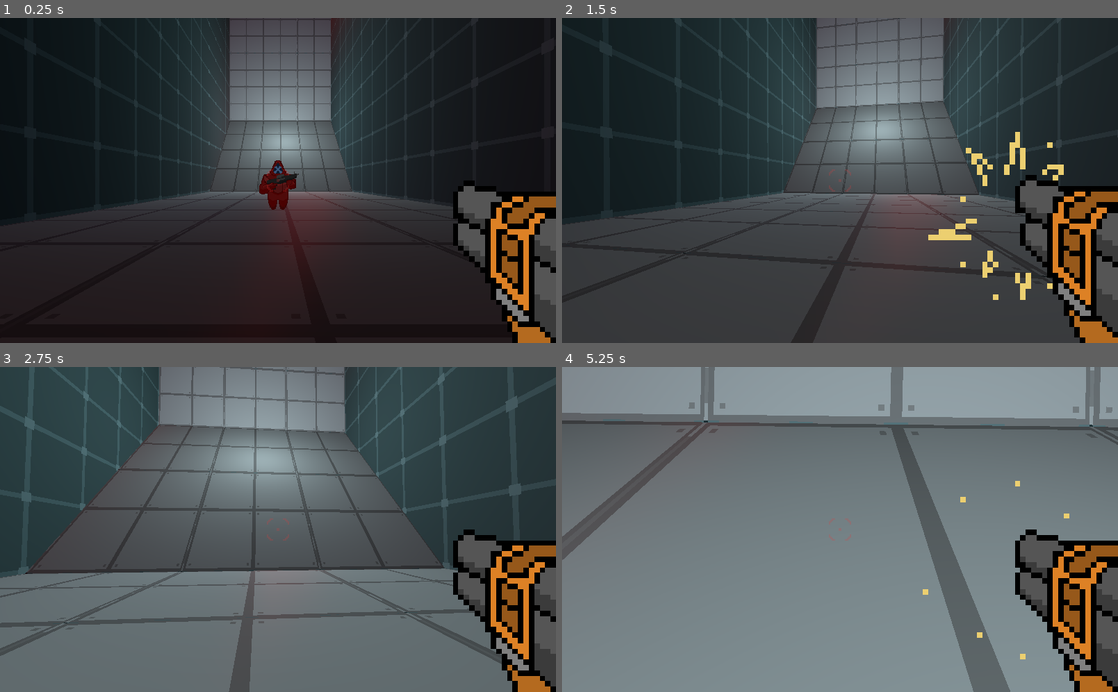
Above: before the commit, frames 1-4 (two rows, left to right).
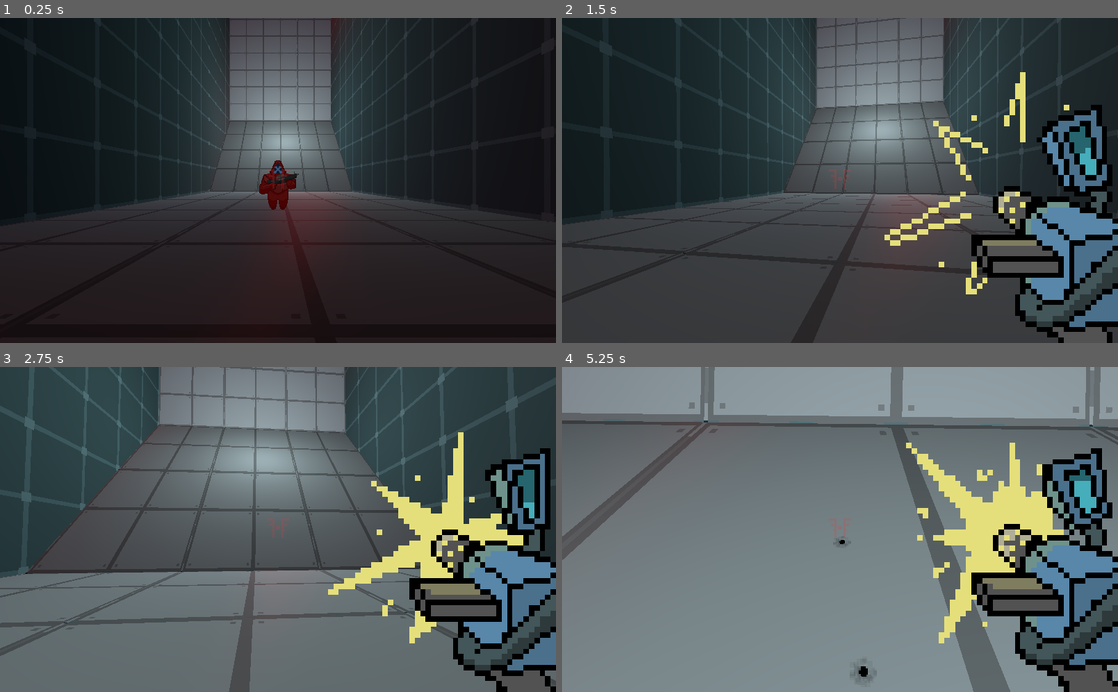
Above: after the commit, the same moments.

Repository: SomeSortOfSam/Exocutioner
Game: Godot game, scene res://World.tscn
The game is run twice, just before and just after one commit, with the same random seed, the same clock (stepped at 60 frames per second) and the same inputs.
Inputs (mouse positions are in pixels of both pictures, inside the frame that each line leads up to):
- Up to frame 1 (0.25 s): no input
- Up to frame 2 (1.5 s): tap Enter at 0.5 s; move the mouse to (867, 180) at 0.52 s; press the mouse at (867, 180) at 0.53 s; hold Up (ui_up) from 0.53 s (still down); move the mouse to (812, 180) at 1.27 s; release the mouse at (812, 180) at 1.28 s; click (812, 180) at 1.35 s
- Up to frame 3 (2.75 s): keep holding Up (ui_up); move the mouse to (289, 523) at 2.02 s; press the mouse at (289, 523) at 2.03 s; tap Alt at 2.1 s
- Up to frame 4 (5.25 s): keep holding Up (ui_up); move the mouse to (834, 536) at 2.77 s; release the mouse at (834, 536) at 2.78 s; tap Ctrl at 2.85 s; click (834, 536) at 3.05 s; move the mouse to (878, 532) at 3.52 s; press the mouse at (878, 532) at 3.53 s; tap Shift at 3.6 s; move the mouse to (795, 526) at 4.27 s; release the mouse at (795, 526) at 4.28 s; click (795, 526) at 4.35 s; move the mouse to (845, 529) at 5.02 s; press the mouse at (845, 529) at 5.03 s

The runs differ from the first frame. In frame 1, 6.1% of the frame differs, in the area x 48-100%, y 46-100%; in frame 2, 13%; in frame 3, 14%; in frame 4, 15%, in the area x 48-100%, y 23-100%.

Commit message:
Reparented to fix DRY violation
also fixed bullet holes

Diff:
--- a/Character/Player/Player.tscn
+++ b/Character/Player/Player.tscn
@@ -2,7 +2,7 @@
 
 [ext_resource path="res://Character/Player/MouseLook.gd" type="Script" id=1]
 [ext_resource path="res://Character/Character.tscn" type="PackedScene" id=2]
-[ext_resource path="res://Guns/MagmaMagnum/Magma Magnum.tscn" type="PackedScene" id=3]
+[ext_resource path="res://Guns/Sappler/Sappler.tscn" type="PackedScene" id=3]
 [ext_resource path="res://Character/Player/Player.gd" type="Script" id=4]
 
 [sub_resource type="CapsuleShape" id=1]
@@ -16,7 +16,7 @@
 current = true
 script = ExtResource( 1 )
 
-[node name="Magma Magnum" parent="Camera" index="0" instance=ExtResource( 3 )]
+[node name="Sappler" parent="Camera" index="0" instance=ExtResource( 3 )]
 
 [node name="HitBox" type="Area" parent="." index="3"]
 collision_layer = 4
--- /dev/null
+++ b/Guns/Gun.gd
@@ -0,0 +1,15 @@
+extends Spatial
+class_name Gun
+
+onready var sprite : AnimatedSprite = $CanvasLayer/Control/Sprite
+onready var sounds : AudioStreamPlayer3D = $GunSounds
+
+func _unhandled_input(event):
+	if event.is_action_pressed("shoot"):
+		_shoot()
+
+func _shoot():
+	pass
+
+func _on_Sprite_animation_finished():
+	pass
--- /dev/null
+++ b/Guns/Gun.tscn
@@ -0,0 +1,47 @@
+[gd_scene load_steps=4 format=2]
+
+[ext_resource path="res://Guns/Gun.gd" type="Script" id=2]
+[ext_resource path="res://Guns/AimDots.png" type="Texture" id=3]
+
+[sub_resource type="AtlasTexture" id=1]
+atlas = ExtResource( 3 )
+region = Rect2( 10, 75, 12, 11 )
+
+[node name="Gun" type="Spatial"]
+script = ExtResource( 2 )
+
+[node name="CanvasLayer" type="CanvasLayer" parent="."]
+
+[node name="Control" type="Control" parent="CanvasLayer"]
+anchor_left = 1.0
+anchor_top = 1.0
+anchor_right = 1.0
+anchor_bottom = 1.0
+margin_left = -640.0
+margin_top = -640.0
+mouse_filter = 2
+
+[node name="Sprite" type="AnimatedSprite" parent="CanvasLayer/Control"]
+scale = Vector2( 10, 10 )
+animation = "Idle"
+playing = true
+centered = false
+
+[node name="Cursor" type="TextureRect" parent="CanvasLayer"]
+modulate = Color( 1, 1, 1, 0.2 )
+anchor_left = 0.5
+anchor_top = 0.5
+anchor_right = 0.5
+anchor_bottom = 0.5
+margin_left = -20.0
+margin_top = -20.0
+margin_right = 20.0
+margin_bottom = 20.0
+mouse_filter = 2
+texture = SubResource( 1 )
+expand = true
+stretch_mode = 5
+
+[node name="GunSounds" type="AudioStreamPlayer3D" parent="."]
+
+[connection signal="animation_finished" from="CanvasLayer/Control/Sprite" to="." method="_on_Sprite_animation_finished"]
--- a/Guns/MagmaMagnum/Magma Magnum.gd
+++ b/Guns/MagmaMagnum/Magma Magnum.gd
@@ -1,7 +1,5 @@
-extends Spatial
+extends Gun
 
-onready var sprite : AnimatedSprite = $CanvasLayer/Control/AnimatedSprite
-onready var sounds : AudioStreamPlayer3D = $AudioStreamPlayer3D
 onready var hurtbox : Area = $Hurtbox
 onready var hurt_timer : Timer = $HurtTimer
 
@@ -11,11 +9,7 @@
 
 var cur_shot := -1
 
-func _unhandled_input(event):
-	if event.is_action_pressed("shoot"):
-		shoot()
-
-func shoot():
+func _shoot():
 	cur_shot += 1
 	if sprite.animation != 'Reload' and cur_shot <= 1:
 		sprite.play('Shoot' + str(cur_shot + 1))
@@ -30,7 +24,7 @@
 	sounds.play()
 
 
-func _on_AnimatedSprite_animation_finished():
+func _on_Sprite_animation_finished():
 	if sprite.animation == 'Reload':
 		cur_shot = -1
 	if sprite.animation == 'Shoot2':
--- a/Guns/MagmaMagnum/Magma Magnum.tscn
+++ b/Guns/MagmaMagnum/Magma Magnum.tscn
@@ -1,71 +1,33 @@
-[gd_scene load_steps=8 format=2]
+[gd_scene load_steps=7 format=2]
 
 [ext_resource path="res://Guns/MagmaMagnum/Magma Magnum.gd" type="Script" id=1]
-[ext_resource path="res://Guns/AimDots.png" type="Texture" id=2]
+[ext_resource path="res://Guns/Gun.tscn" type="PackedScene" id=2]
 [ext_resource path="res://Guns/MagmaMagnum/Animations.tres" type="SpriteFrames" id=3]
 [ext_resource path="res://Guns/MagmaMagnum/Shoot.wav" type="AudioStream" id=4]
 [ext_resource path="res://Guns/MagmaMagnum/Reload.wav" type="AudioStream" id=5]
 
-[sub_resource type="AtlasTexture" id=1]
-atlas = ExtResource( 2 )
-region = Rect2( 7, 39, 18, 18 )
-
-[sub_resource type="BoxShape" id=2]
+[sub_resource type="BoxShape" id=1]
 extents = Vector3( 1, 1, 2 )
 
-[node name="Magma Magnum" type="Spatial"]
+[node name="MagmaMagnum" instance=ExtResource( 2 )]
 script = ExtResource( 1 )
 shoot1_sound = ExtResource( 4 )
 shoot2_sound = ExtResource( 4 )
 reload_sound = ExtResource( 5 )
 
-[node name="CanvasLayer" type="CanvasLayer" parent="."]
+[node name="Sprite" parent="CanvasLayer/Control" index="0"]
+frames = ExtResource( 3 )
 
-[node name="Control" type="Control" parent="CanvasLayer"]
-anchor_left = 1.0
-anchor_top = 1.0
-anchor_right = 1.0
-anchor_bottom = 1.0
-margin_left = -640.0
-margin_top = -640.0
-mouse_filter = 2
-
-[node name="AnimatedSprite" type="AnimatedSprite" parent="CanvasLayer/Control"]
-scale = Vector2( 10, 10 )
-frames = ExtResource( 3 )
-animation = "Idle"
-centered = false
-
-[node name="TextureRect" type="TextureRect" parent="CanvasLayer"]
-modulate = Color( 1, 1, 1, 0.215686 )
-anchor_left = 0.5
-anchor_top = 0.5
-anchor_right = 0.5
-anchor_bottom = 0.5
-margin_left = -20.0
-margin_top = -20.0
-margin_right = 20.0
-margin_bottom = 20.0
-mouse_filter = 2
-texture = SubResource( 1 )
-expand = true
-stretch_mode = 5
-
-[node name="AudioStreamPlayer3D" type="AudioStreamPlayer3D" parent="."]
-
-[node name="Hurtbox" type="Area" parent="."]
+[node name="Hurtbox" type="Area" parent="." index="2"]
 collision_layer = 8
 collision_mask = 0
 monitoring = false
 monitorable = false
 
-[node name="CollisionShape" type="CollisionShape" parent="Hurtbox"]
+[node name="CollisionShape" type="CollisionShape" parent="Hurtbox" index="0"]
 transform = Transform( 1, 0, 0, 0, 1, 0, 0, 0, 1, 0, 0, -2.5 )
-shape = SubResource( 2 )
+shape = SubResource( 1 )
 
-[node name="HurtTimer" type="Timer" parent="."]
+[node name="HurtTimer" type="Timer" parent="." index="3"]
 wait_time = 0.1
 one_shot = true
-
-[connection signal="animation_finished" from="CanvasLayer/Control/AnimatedSprite" to="." method="_on_AnimatedSprite_animation_finished"]
-[connection signal="timeout" from="HurtTimer" to="." method="_on_HurtTimer_timeout"]
--- a/Guns/Orbital_L/Orbital.gd
+++ b/Guns/Orbital_L/Orbital.gd
@@ -1,20 +1,9 @@
-extends Spatial
-
-onready var sprite : AnimatedSprite = $CanvasLayer/Control/Sprite
-onready var sounds : AudioStreamPlayer3D = $GunSounds
+extends Gun
 
 export(PackedScene) var granade
 export(Array,AudioStream) var shoot_sounds
 
-func _ready():
-	sprite.frame = 0
-	sprite.play('Idle')
-
-func _unhandled_input(event):
-	if event.is_action_pressed('shoot'):
-		shoot()
-
-func shoot():
+func _shoot():
 	sprite.play('Shoot')
 	sprite.frame = 0
 	if shoot_sounds.size() > 0:
--- a/Guns/Orbital_L/Orbital_L.tscn
+++ b/Guns/Orbital_L/Orbital_L.tscn
@@ -1,53 +1,16 @@
-[gd_scene load_steps=8 format=2]
+[gd_scene load_steps=7 format=2]
 
 [ext_resource path="res://Guns/Orbital_L/Animations.tres" type="SpriteFrames" id=1]
 [ext_resource path="res://Guns/Orbital_L/Granade.tscn" type="PackedScene" id=2]
 [ext_resource path="res://Guns/Orbital_L/Orbital.gd" type="Script" id=3]
-[ext_resource path="res://Guns/AimDots.png" type="Texture" id=4]
+[ext_resource path="res://Guns/Gun.tscn" type="PackedScene" id=4]
 [ext_resource path="res://Guns/Orbital_L/Shoot0.wav" type="AudioStream" id=5]
 [ext_resource path="res://Guns/Orbital_L/Shoot1.wav" type="AudioStream" id=6]
 
-[sub_resource type="AtlasTexture" id=1]
-atlas = ExtResource( 4 )
-region = Rect2( 10, 75, 12, 11 )
-
-[node name="Orbital_L" type="Spatial"]
-transform = Transform( -1, 0, -8.74228e-08, 0, 1, 0, 8.74228e-08, 0, -1, 0, 0, 0 )
+[node name="Orbital_L" instance=ExtResource( 4 )]
 script = ExtResource( 3 )
 granade = ExtResource( 2 )
 shoot_sounds = [ ExtResource( 5 ), ExtResource( 6 ) ]
 
-[node name="GunSounds" type="AudioStreamPlayer3D" parent="."]
-
-[node name="CanvasLayer" type="CanvasLayer" parent="."]
-
-[node name="Control" type="Control" parent="CanvasLayer"]
-anchor_left = 1.0
-anchor_top = 1.0
-anchor_right = 1.0
-anchor_bottom = 1.0
-margin_left = -640.0
-margin_top = -640.0
-mouse_filter = 2
-
-[node name="Sprite" type="AnimatedSprite" parent="CanvasLayer/Control"]
-scale = Vector2( 10, 10 )
+[node name="Sprite" parent="CanvasLayer/Control" index="0"]
 frames = ExtResource( 1 )
-centered = false
-
-[node name="Cursor" type="TextureRect" parent="CanvasLayer"]
-modulate = Color( 1, 1, 1, 0.2 )
-anchor_left = 0.5
-anchor_top = 0.5
-anchor_right = 0.5
-anchor_bottom = 0.5
-margin_left = -20.0
-margin_top = -20.0
-margin_right = 20.0
-margin_bottom = 20.0
-mouse_filter = 2
-texture = SubResource( 1 )
-expand = true
-stretch_mode = 5
-
-[connection signal="animation_finished" from="CanvasLayer/Control/Sprite" to="." method="_on_Sprite_animation_finished"]
--- a/Guns/Sappler/Hole.tscn
+++ b/Guns/Sappler/Hole.tscn
@@ -1,6 +1,23 @@
-[gd_scene load_steps=2 format=2]
+[gd_scene load_steps=3 format=2]
 
 [ext_resource path="res://Guns/Coilgun V2/Shot1.png" type="Texture" id=1]
 
-[node name="Hole" type="Sprite3D"]
+[sub_resource type="GDScript" id=1]
+script/source = "extends Spatial
+
+func _on_Timer_timeout():
+	queue_free()
+"
+
+[node name="Hole" type="Spatial"]
+script = SubResource( 1 )
+
+[node name="Sprite3D" type="Sprite3D" parent="."]
+transform = Transform( 1, 0, 0, 0, -4.37114e-08, -1, 0, 1, -4.37114e-08, 0, 0, 0 )
 texture = ExtResource( 1 )
+
+[node name="Timer" type="Timer" parent="."]
+wait_time = 5.0
+autostart = true
+
+[connection signal="timeout" from="Timer" to="." method="_on_Timer_timeout"]
--- a/Guns/Sappler/Sappler.gd
+++ b/Guns/Sappler/Sappler.gd
@@ -1,20 +1,25 @@
-extends Spatial
+extends Gun
 
-onready var sprite : AnimatedSprite = $CanvasLayer/Control/AnimatedSprite
-onready var sounds : AudioStreamPlayer3D = $Sounds
 onready var ray : RayCast = $RayCast
 onready var timer : Timer = $Timer
 onready var wait_time = timer.wait_time
 
-export var bullet_hole :PackedScene
+export var bullet_hole : PackedScene
 
 var shooting : bool
 
 func _unhandled_input(event):
-	if event.is_action_pressed("shoot"):
-		shoot()
+	._unhandled_input(event)
 	if event.is_action_released("shoot"):
 		stop_shooting()
+
+func _shoot():
+	shooting = true
+	sprite.frame = 0
+	sprite.play("Shooting")
+	sounds.play()
+	timer.start(0)
+	timer.wait_time = wait_time
 
 func stop_shooting():
 	sounds.stop()
@@ -22,25 +27,23 @@
 	sprite.play("EndShooting")
 	timer.stop()
 
-func shoot():
-	shooting = true
-	sprite.frame = 0
-	sprite.play("Shooting")
-	sounds.play()
-	timer.start(0)
-	timer.wait_time = wait_time
-
 func _on_Timer_timeout():
 	if ray.is_colliding() and bullet_hole:
-		var hole : Spatial = bullet_hole.instance(PackedScene.GEN_EDIT_STATE_INSTANCE)
-		hole.translate(ray.get_collision_point() + (ray.get_collision_normal() * .01))
-		var angle = ray.get_collision_normal().signed_angle_to(hole.transform.basis.z, -hole.transform.basis.x)
-		hole.rotate_x(angle)
-		ray.get_collider().add_child(hole)
+		make_bullet_hole(ray.get_collision_normal(),ray.get_collision_point(),\
+			ray.get_collider(),bullet_hole)
 		var hit : Node = ray.get_collider().get_parent()
 		if hit.has_method("_on_HitBox_area_entered"):
 			hit._on_HitBox_area_entered(ray)
 
-func _on_AnimatedSprite_animation_finished():
+static func make_bullet_hole(normal : Vector3, point : Vector3, collider : Spatial, bullet_hole):
+	var hole : Spatial = bullet_hole.instance(PackedScene.GEN_EDIT_STATE_INSTANCE)
+	hole.translate(point + (normal * .01))
+	hole.transform.basis.y = normal
+	hole.transform = hole.transform.orthonormalized()
+	hole.transform = hole.transform.looking_at(hole.translation - hole.transform.basis.z,\
+		 normal)
+	collider.add_child(hole)
+
+func _on_Sprite_animation_finished():
 	if sprite.animation == "EndShooting":
 		sprite.play("Idle")
--- a/Guns/Sappler/Sappler.tscn
+++ b/Guns/Sappler/Sappler.tscn
@@ -1,64 +1,28 @@
-[gd_scene load_steps=7 format=2]
+[gd_scene load_steps=6 format=2]
 
 [ext_resource path="res://Guns/Sappler/Sappler.gd" type="Script" id=1]
-[ext_resource path="res://Guns/AimDots.png" type="Texture" id=2]
+[ext_resource path="res://Guns/Gun.tscn" type="PackedScene" id=2]
 [ext_resource path="res://Guns/Sappler/Animations.tres" type="SpriteFrames" id=3]
 [ext_resource path="res://Guns/Sappler/Shoot.wav" type="AudioStream" id=4]
 [ext_resource path="res://Guns/Sappler/Hole.tscn" type="PackedScene" id=5]
 
-[sub_resource type="AtlasTexture" id=1]
-atlas = ExtResource( 2 )
-region = Rect2( 45, 45, 6, 6 )
-
-[node name="Sappler" type="Spatial"]
+[node name="Sappler" instance=ExtResource( 2 )]
 script = ExtResource( 1 )
 bullet_hole = ExtResource( 5 )
 
-[node name="Sounds" type="AudioStreamPlayer3D" parent="."]
+[node name="Sprite" parent="CanvasLayer/Control" index="0"]
+frames = ExtResource( 3 )
+
+[node name="GunSounds" parent="." index="1"]
 stream = ExtResource( 4 )
 
-[node name="RayCast" type="RayCast" parent="."]
+[node name="Timer" type="Timer" parent="." index="2"]
+wait_time = 0.1
+
+[node name="RayCast" type="RayCast" parent="." index="3"]
 enabled = true
-exclude_parent = false
 cast_to = Vector3( 0, 0, -10 )
 collision_mask = 33
 collide_with_areas = true
 
-[node name="CanvasLayer" type="CanvasLayer" parent="."]
-
-[node name="Control" type="Control" parent="CanvasLayer"]
-anchor_left = 1.0
-anchor_top = 1.0
-anchor_right = 1.0
-anchor_bottom = 1.0
-margin_left = -640.0
-margin_top = -640.0
-mouse_filter = 2
-
-[node name="AnimatedSprite" type="AnimatedSprite" parent="CanvasLayer/Control"]
-scale = Vector2( 10, 10 )
-frames = ExtResource( 3 )
-animation = "Idle"
-playing = true
-centered = false
-
-[node name="TextureRect" type="TextureRect" parent="CanvasLayer"]
-modulate = Color( 1, 1, 1, 0.2 )
-anchor_left = 0.5
-anchor_top = 0.5
-anchor_right = 0.5
-anchor_bottom = 0.5
-margin_left = -20.0
-margin_top = -20.0
-margin_right = 20.0
-margin_bottom = 20.0
-mouse_filter = 2
-texture = SubResource( 1 )
-expand = true
-stretch_mode = 5
-
-[node name="Timer" type="Timer" parent="."]
-wait_time = 0.1
-
-[connection signal="animation_finished" from="CanvasLayer/Control/AnimatedSprite" to="." method="_on_AnimatedSprite_animation_finished"]
 [connection signal="timeout" from="Timer" to="." method="_on_Timer_timeout"]
--- a/project.godot
+++ b/project.godot
@@ -13,9 +13,15 @@
 "class": "CharacterController",
 "language": "GDScript",
 "path": "res://Character/CharacterController.gd"
+}, {
+"base": "Spatial",
+"class": "Gun",
+"language": "GDScript",
+"path": "res://Guns/Gun.gd"
 } ]
 _global_script_class_icons={
-"CharacterController": ""
+"CharacterController": "",
+"Gun": ""
 }
 
 [application]
